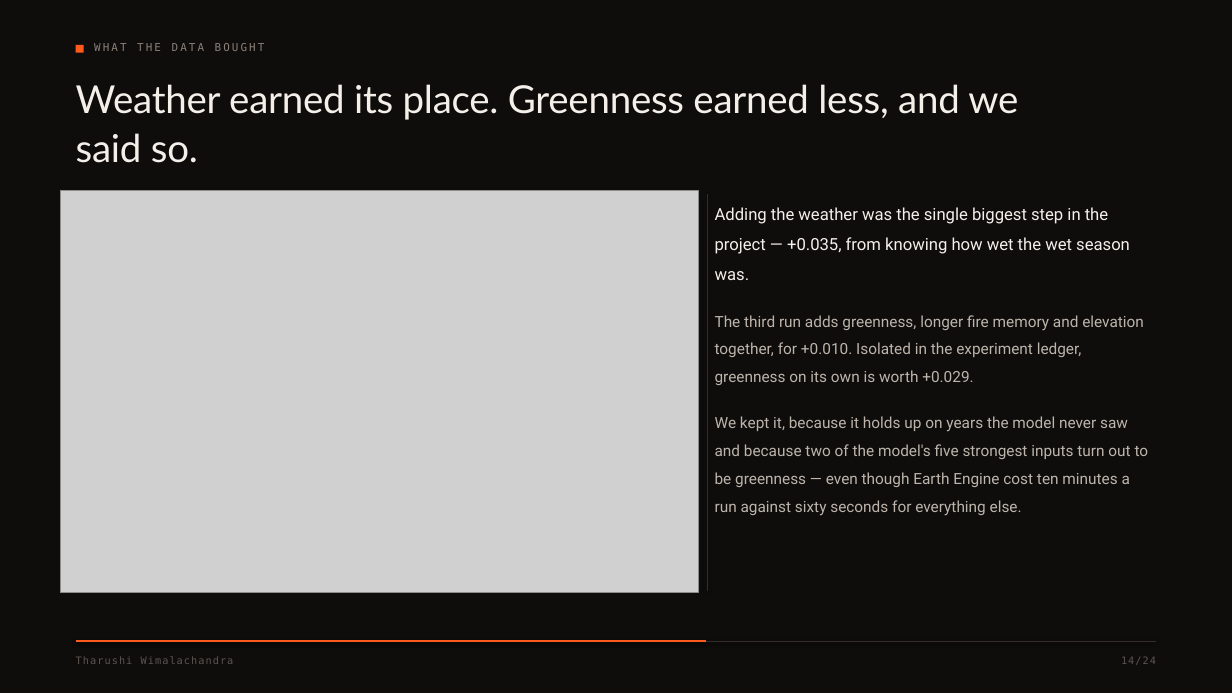
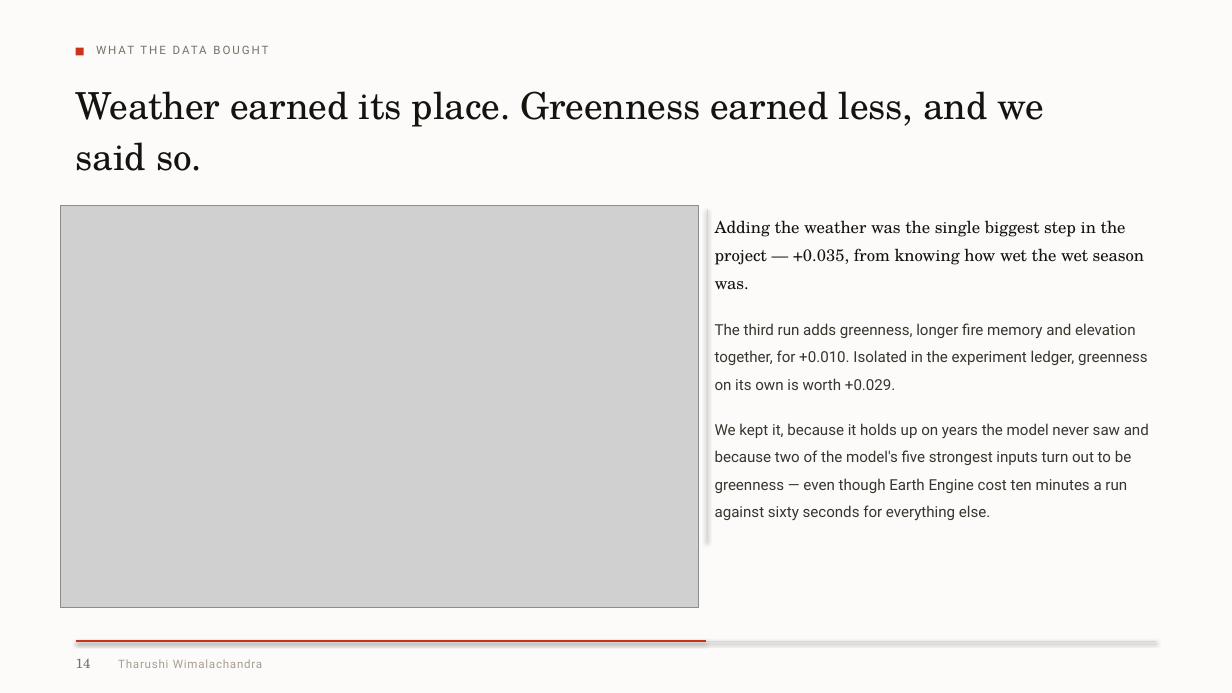
Before and after one commit to harshrastogii/PYRANTIS, a slide deck: slide 14 of reports/PYRANTIS_presentation_redesigned.pptx. Drawn at 1232x693 pixels with LibreOffice and Linux fonts; fonts in the diff are those of the drawing; grey boxes stand for pictures. Boxes give left, top, right and bottom in pixels: in the first picture for what was removed or moved away, otherwise in the second. Text is boxed around its words. In the diff, an @@ line names an element or a change of style, - is before the commit and + after.

```diff
--- a/reports/PYRANTIS_presentation_redesigned.pptx
+++ b/reports/PYRANTIS_presentation_redesigned.pptx
@@ background #0E0D0C to #FCFBF9 @@
@@ rectangle moved from (x1=76, y1=44, x2=84, y2=53) to (x1=76, y1=48, x2=84, y2=56) @@
@@ rectangle at (x1=76, y1=48, x2=84, y2=56): fill #FF5A1E to #C8341B @@
@@ text "WHAT THE DATA BOUGHT" at (x1=775, y1=220, x2=800, y2=234): size 8.5 to 9 pt, font DejaVu Sans Mono to Roboto, text colour #8A8078 to #787066, letter spacing 1.6 to 1.5 pt @@
@@ text "Weather earned its place. Greenness ..." at (x1=76, y1=91, x2=1044, y2=171): size 30 to 29 pt, font Lato to TeX Gyre Schola, text colour #F4EFE9 to #16130F, letter spacing -0.2 to -0.1 pt; line spacing 1.06 to 1.14 @@
@@ picture moved from (x1=61, y1=190, x2=699, y2=593) to (x1=61, y1=205, x2=699, y2=608) @@
@@ line moved from (707, 194) - (707, 592) to (707, 209) - (707, 542) @@
@@ line (707, 209) - (707, 542): stroke #332E2A 0.9 pt to #DCD5CA 0.9 pt @@
@@ text "Adding the weather was the ..." moved from (x1=715, y1=207, x2=1149, y2=516) to (x1=715, y1=220, x2=1149, y2=520) @@
@@ text "Adding the weather was the ..." at (x1=715, y1=220, x2=1149, y2=520): font Roboto to TeX Gyre Schola, text colour #F4EFE9 to #16130F in "Adding the weather was the single biggest ..."; size 12 to 11.8 pt, text colour #BDB4AB to #3A342E in "The third run adds greenness, longer fire ...", "We kept it, because it holds up ..."; line spacing 1.5 to 1.4 @@
@@ line (76, 641) - (1156, 641): stroke #332E2A 0.9 pt to #DCD5CA 0.9 pt @@
@@ line (76, 641) - (706, 641): stroke #FF5A1E 1.6 pt to #C8341B 1.4 pt @@
@@ text at (x1=76, y1=658, x2=91, y2=668): text changed; size 8 to 10.5 pt; font DejaVu Sans Mono to TeX Gyre Schola; text colour #5C554F to #787066 @@
-14/24
+14
@@ text "Tharushi Wimalachandra" moved from (x1=76, y1=654, x2=630, y2=675) to (x1=118, y1=659, x2=262, y2=668) @@
@@ text "Tharushi Wimalachandra" at (x1=118, y1=659, x2=262, y2=668): size 8 to 9 pt, font DejaVu Sans Mono to Roboto, text colour #5C554F to #A79D91, letter spacing 0.8 to 0.6 pt @@
```
Also in this commit, not shown: 23 other slides changed, 3 other files.
